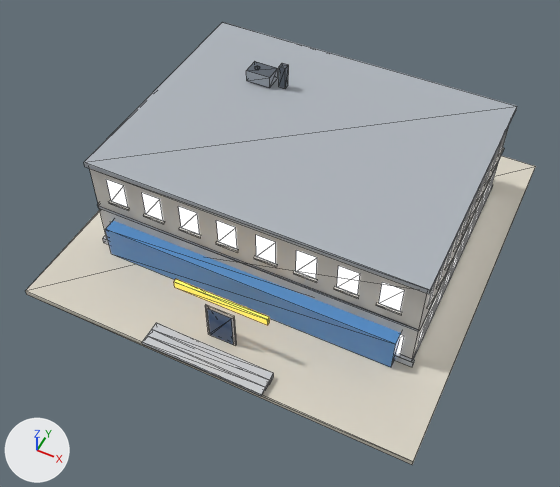
The glTF model public/models/x2/15.glb, before and after one commit.
Camera for both pictures: a 50 mm lens placed at (1.14, -2.5, 2.95), pointed at (0.02, -0.26, 0.15). The lights are fixed; the arrows at lower left show +X, +Y and +Z. The first picture is the older version. Mesh edges are drawn as thin lines. Vertices at exactly the same position are counted once.

In view in the first picture: 'b15_x2'.
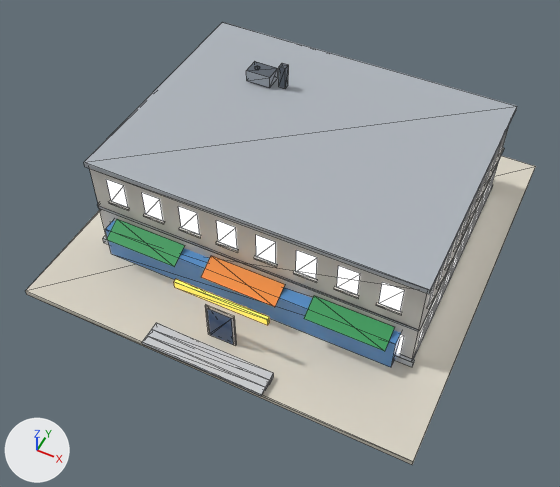
Boxes [x1, y1, x2, y2] around the edits, measured in the pictures (560 x 487 px):
part 1 of me_b15_x2, added: after [106, 219, 395, 351]

What changed in the scene script:
```text
Add mat_sign_green:
    mat_sign_green = bpy.data.materials.new('sign_green')
    # nodes: BsdfPrincipled, Mix, OutputMaterial, VertexColor
    # colours: green #2c9a55, mixed with the vertex colours
Add mat_sign_orange:
    mat_sign_orange = bpy.data.materials.new('sign_orange')
    # nodes: BsdfPrincipled, Mix, OutputMaterial, VertexColor
    # colours: orange #ee8a2c, mixed with the vertex colours
Change me_b15_x2:
    used by ob_b15_x2; location = (0.0, 0.0, 0.0)
    verts and faces of me_b15_x2; kept vertices keep their numbers, new ones are numbered from 668
    remove me_b15_x2.from_pydata(...)  # 668 vertices, 483 faces; spans x -0.98..0.98, y -1.0..0.98, z 0.0..0.7
    add me_b15_x2.from_pydata(...)  # 680 vertices, 489 faces; spans x -0.98..0.98, y -1.0..0.98, z 0.0..0.7
    me_b15_x2 part 1
    add verts[668] = (-0.71, -0.55, 0.25)  # pixel (116, 218)
    add verts[669] = (-0.71, -0.65, 0.2)  # pixel (106, 239)
    add verts[670] = (0.33, -0.55, 0.25)  # pixel (313, 295)
    add verts[671] = (0.33, -0.65, 0.2)  # pixel (303, 318)
    add verts[672] = (-0.19, -0.55, 0.25)  # pixel (210, 255)
    add verts[673] = (-0.19, -0.65, 0.2)  # pixel (200, 277)
    add for new, old in zip([*range(674, 680)], [*range(668, 674)]): verts[new] = verts[old] + (0.38, 0.0, 0.0)
    add faces += [(668, 674, 675), (668, 675, 669), (670, 676, 677), (670, 677, 671)]  # mat_sign_green
    add faces += [(672, 678, 679), (672, 679, 673)]  # mat_sign_orange
    add me_b15_x2.materials.append(mat_sign_green)
    add me_b15_x2.materials.append(mat_sign_orange)
```
